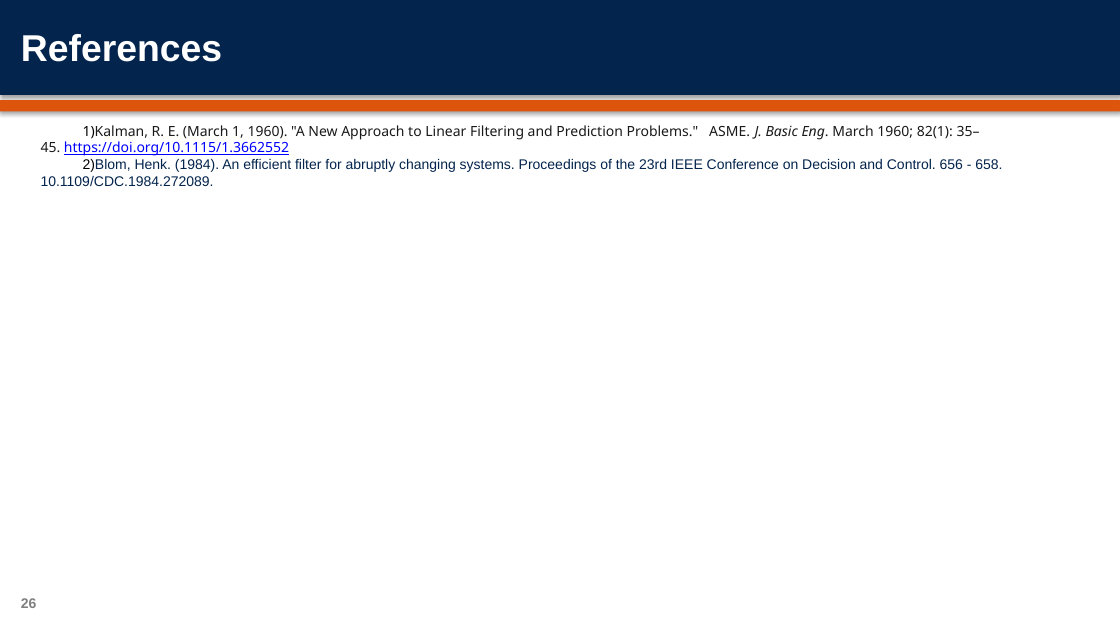
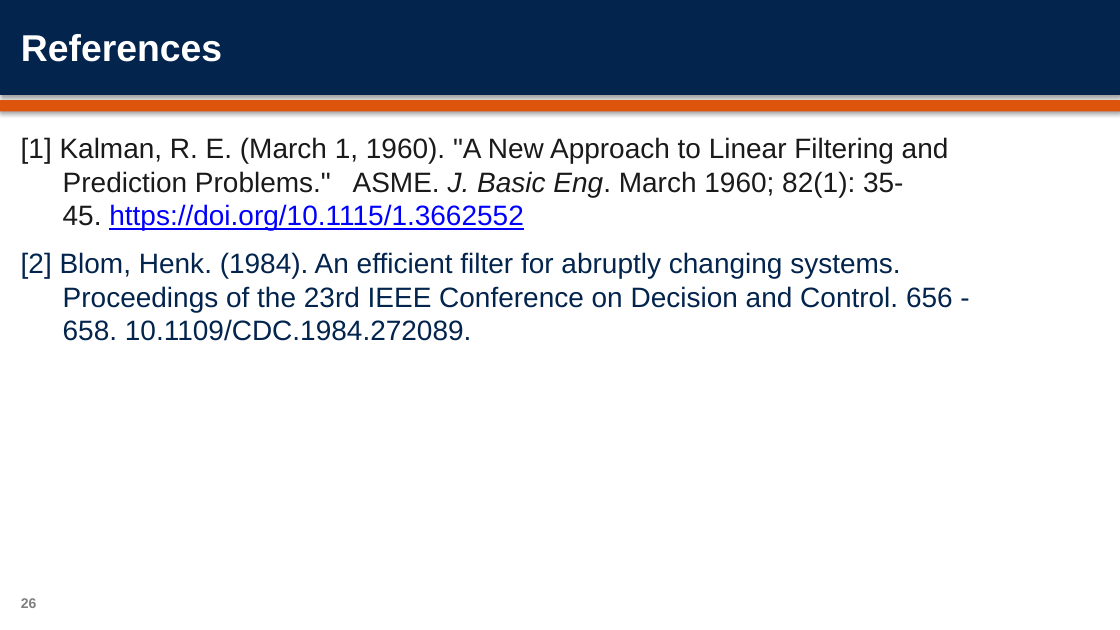
Before and after one commit to orenmillerrr/Optimal-Final-Project, a slide deck: slide 26 of report/OptimalFinalPresentation.pptx. Drawn at 1120x630 pixels with LibreOffice and Linux fonts; fonts in the diff are those of the drawing; background and template pictures are left out. Boxes give left, top, right and bottom in pixels: in the first picture for what was removed or moved away, otherwise in the second. Text is boxed around its words. In the diff, an @@ line names an element or a change of style, - is before the commit and + after.

Commit message:
updated reference page

```diff
--- a/report/OptimalFinalPresentation.pptx
+++ b/report/OptimalFinalPresentation.pptx
@@ text at (x1=21, y1=137, x2=953, y2=341): text changed; size 12 to 24 pt; font Noto Sans to Arial @@
-1) Kalman, R. E. (March 1, 1960). "A New Approach to Linear Filtering and Prediction Problems." ASME. J. Basic Eng. March 1960; 82(1): 35– 45. https://doi.org/10.1115/1.3662552
-2) Blom, Henk. (1984). An efficient filter for abruptly changing systems. Proceedings of the 23rd IEEE Conference on Decision and Control. 656 - 658. 10.1109/CDC.1984.272089.
+[1] Kalman, R. E. (March 1, 1960). "A New Approach to Linear Filtering and Prediction Problems." ASME. J. Basic Eng. March 1960; 82(1): 35- 45. https://doi.org/10.1115/1.3662552
+[2] Blom, Henk. (1984). An efficient filter for abruptly changing systems. Proceedings of the 23rd IEEE Conference on Decision and Control. 656 - 658. 10.1109/CDC.1984.272089.
```
Also in this commit, not shown: 1 other slide changed, 1 other file.
